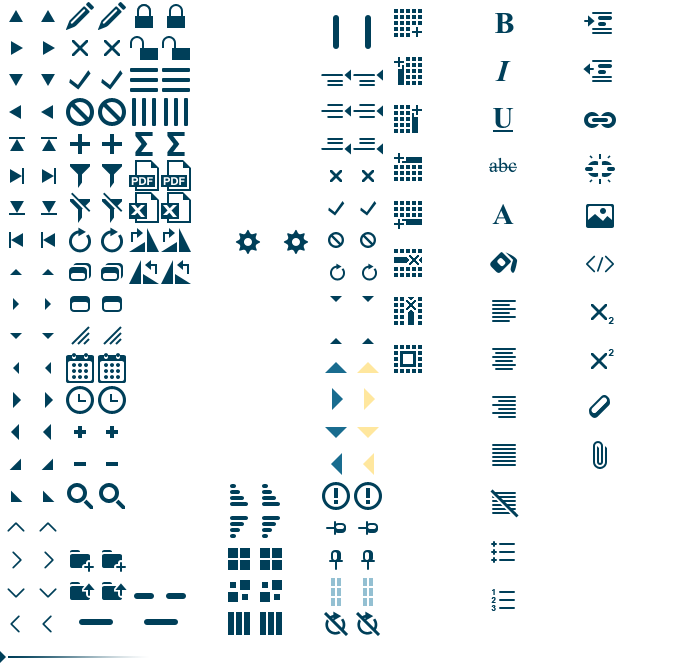
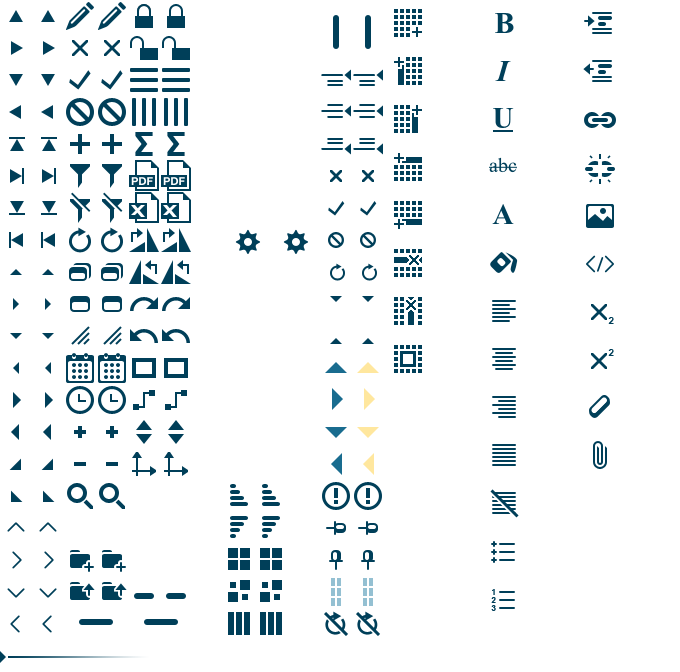
Before/after of a 680px x 672px layered artwork. What changed in the layer stack:
added layer "dimension hover" above "dimension" over [164, 452, 188, 476]
added layer "dimension" above "kpi hover" over [132, 452, 156, 476]
added layer "kpi hover" above "kpi" over [168, 420, 184, 444]
added layer "kpi" above "connector hover" over [136, 420, 152, 444]
added layer "connector hover" above "connector" over [165, 390, 187, 410]
added layer "connector" above "shape hover" over [133, 390, 155, 410]
added layer "shape hover" above "shape" over [164, 358, 188, 378]
added layer "shape" above "undo hover" over [132, 358, 156, 378]
added layer "undo hover" above "undo" over [162, 329, 190, 343]
added layer "undo" above "redo hover" over [130, 329, 158, 343]
added layer "redo hover" above "redo" over [162, 297, 190, 311]
added layer "redo" above "Rotate" over [130, 297, 158, 311]
